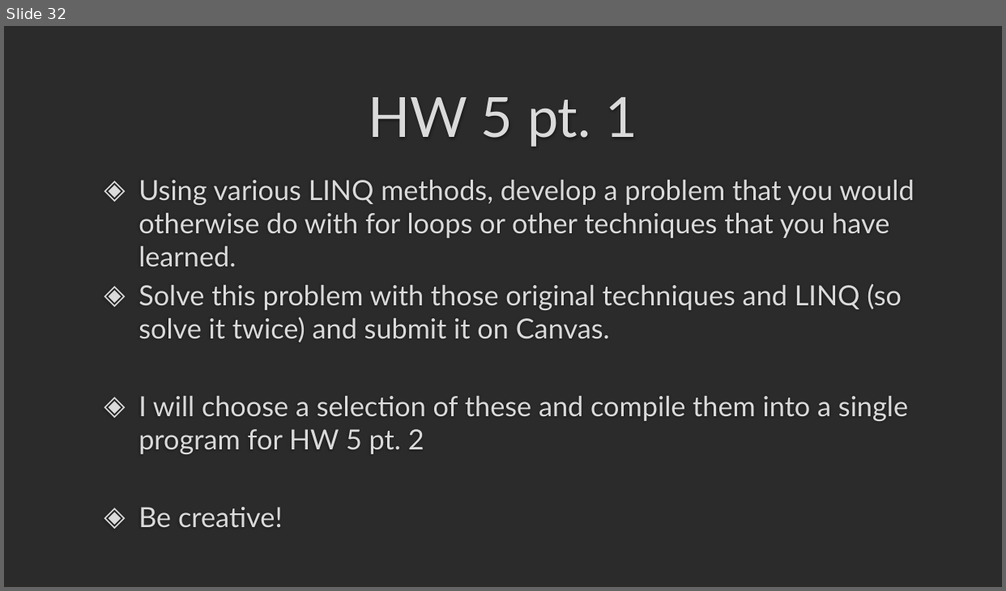
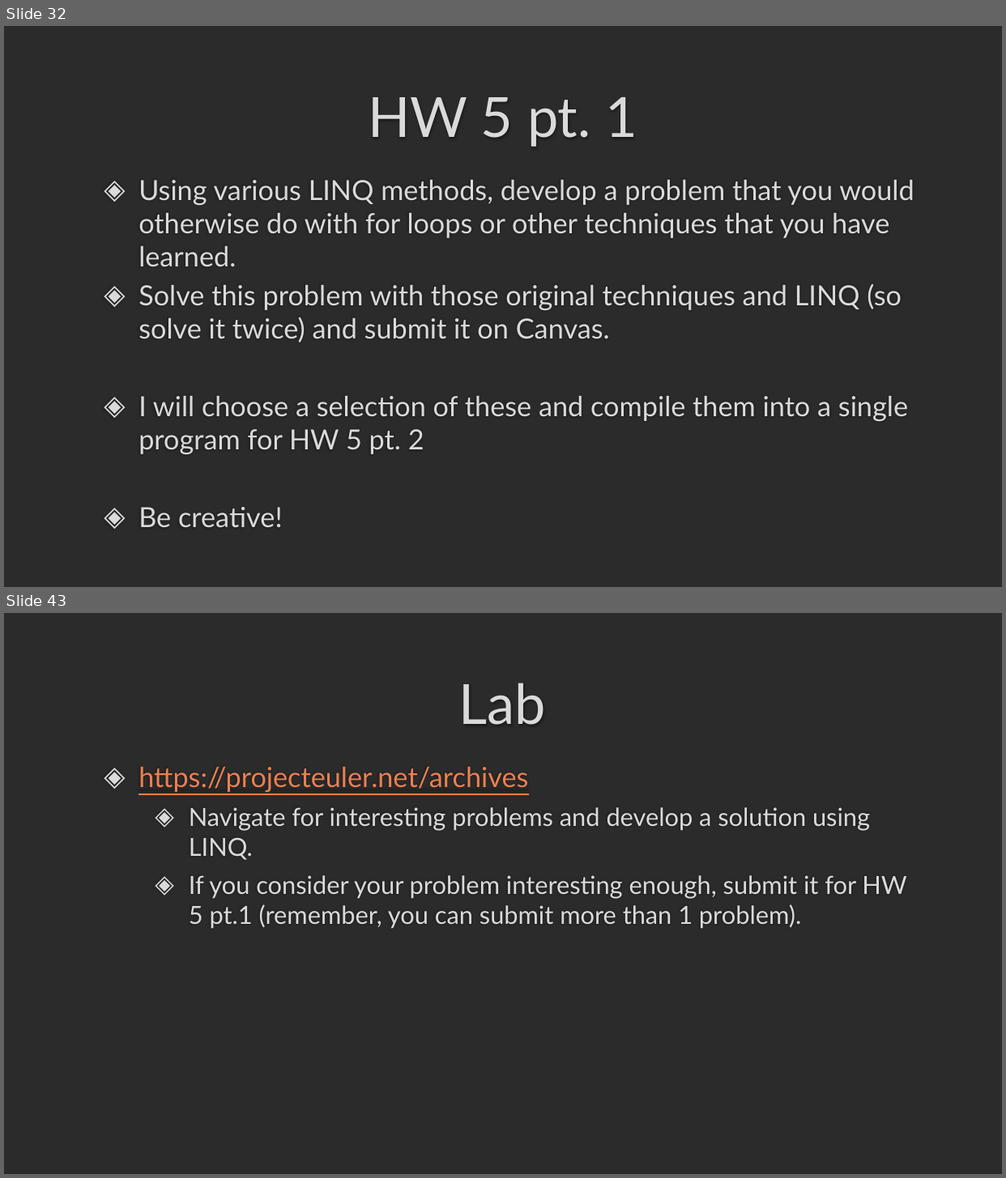
Before and after one commit to darrare/CS-3020, a slide deck: Documents/Powerpoints/5.0 LINQ and Lambda Expressions.pptx. Shown one above the other, each under a label of ours: slide 32 before the commit, slides 32 and 43 after it; the slides between them are not shown. The pictures are 1006x591 and 1006x1178 pixels, drawn with LibreOffice and Linux fonts; fonts in the diff are those of the drawing; background and template pictures are left out; a plain dark background stands for a picture behind light text. Boxes give left, top, right and bottom in pixels: in the first picture for what was removed or moved away, otherwise in the second. Text is boxed around its words. In the diff, an @@ line names an element or a change of style, - is before the commit and + after.

```diff
--- a/Documents/Powerpoints/5.0 LINQ and Lambda Expressions.pptx
+++ b/Documents/Powerpoints/5.0 LINQ and Lambda Expressions.pptx
@@ slide 43 added at <box>4,613,1002,1174</box>, background picture (left out) @@
@@ title added at <box>459,683,546,725</box>, 40 pt, text #DADADA @@
+Lab
@@ text added at <box>138,767,906,929</box>, 18 pt, text #DADADA @@
+◈ https://projecteuler.net/archives
+  ◈ Navigate for interesting problems and develop a solution using LINQ.
+  ◈ If you consider your problem interesting enough, submit it for HW 5 pt.1 (remember, you can submit more than 1 problem).
```
Also in this commit, not shown: 10 other slides added, 27 other files.
